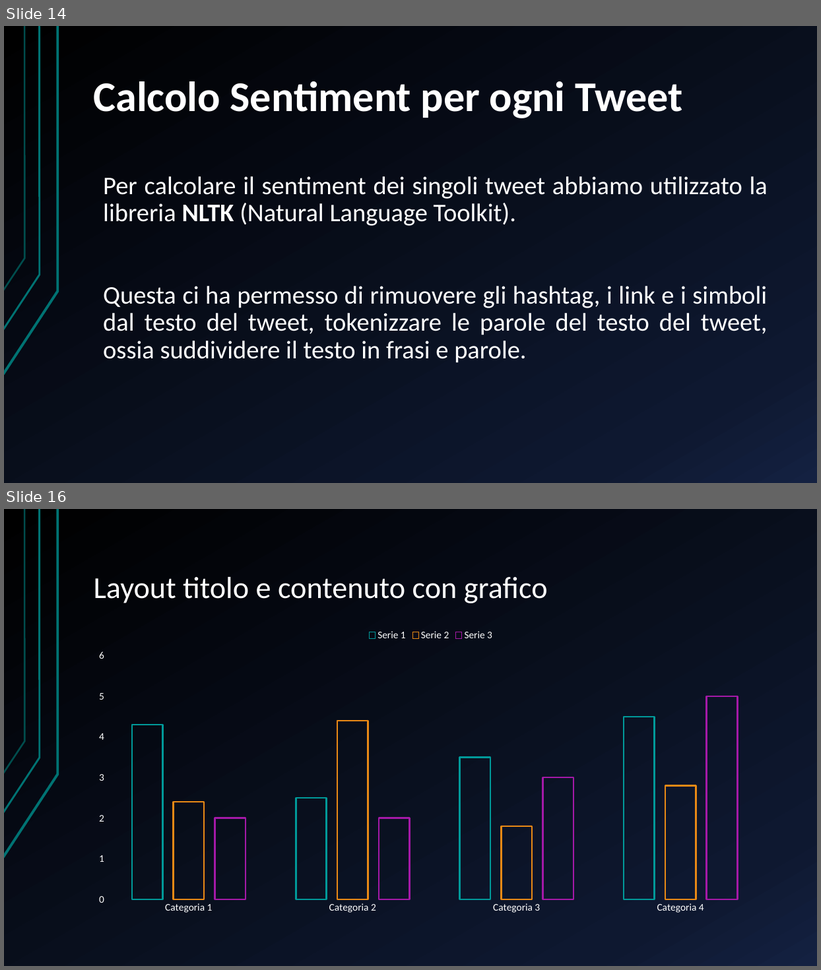
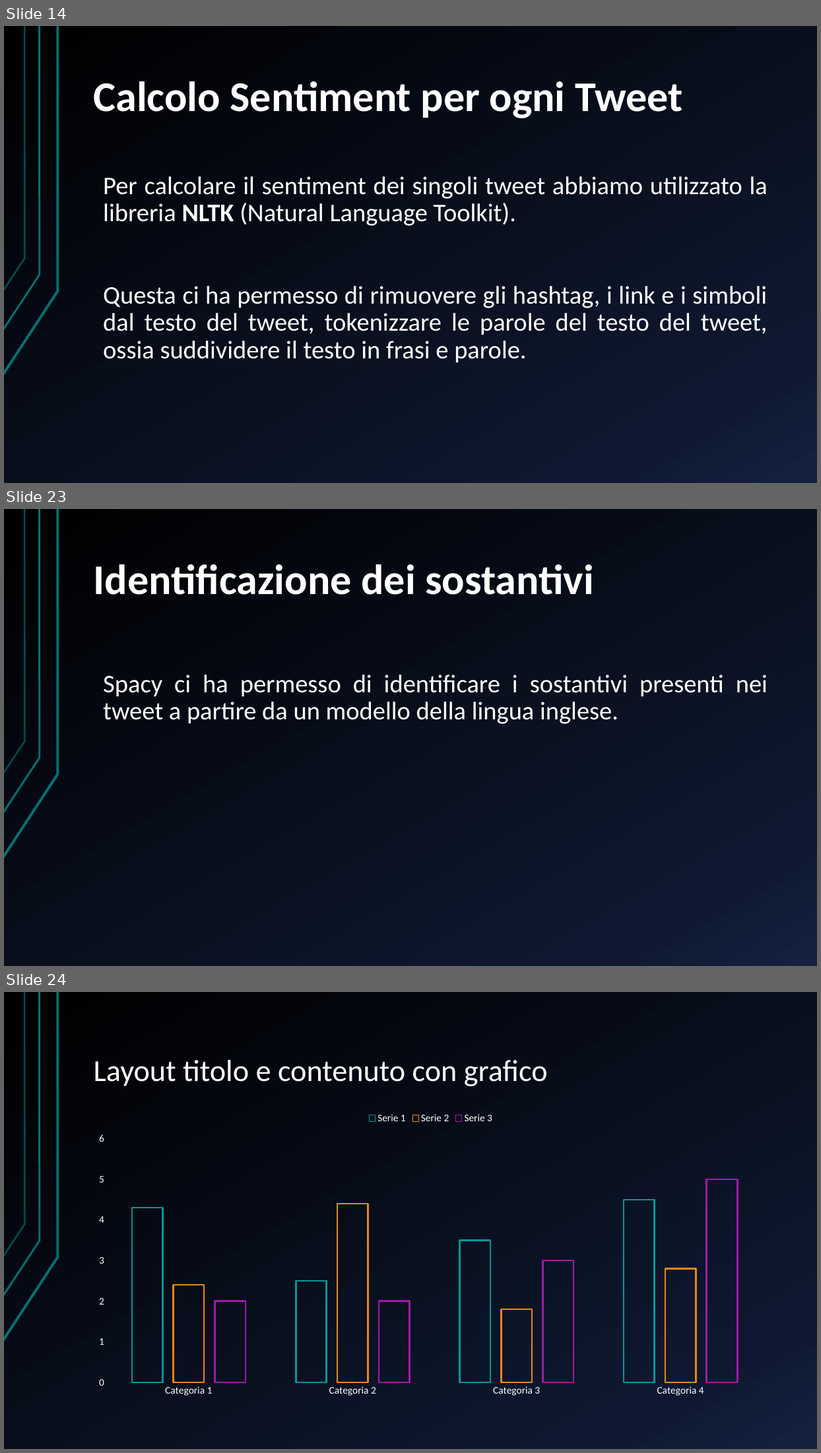
Before and after one commit to DanieleCampopiano/Semantic-Intelligence, a slide deck: Presentazione/Presentazione Progetto.pptx. Shown one above the other, each under a label of ours: slides 14 and 16 before the commit, slides 14, 23 and 24 after it; the slides between them are not shown. The pictures are 821x970 and 821x1453 pixels, drawn with LibreOffice and Linux fonts; fonts in the diff are those of the drawing. Boxes give left, top, right and bottom in pixels: in the first picture for what was removed or moved away, otherwise in the second. Text is boxed around its words. In the diff, an @@ line names an element or a change of style, - is before the commit and + after.

```diff
--- a/Presentazione/Presentazione Progetto.pptx
+++ b/Presentazione/Presentazione Progetto.pptx
@@ slide 23 added at [4, 509, 817, 966], background gradient #000000 to #0F1931 to #142242; not listed: 3 template elements that a slide beside it also shows @@
@@ title added at [94, 564, 594, 595], 50 pt, text #FFFFFF, bold @@
+Identificazione dei sostantivi
@@ text added at [103, 675, 768, 724], 30 pt, text #FFFFFF @@
+Spacy ci ha permesso di identificare i sostantivi presenti nei tweet a partire da un modello della lingua inglese.
@@ what was slide 16 is now slide 24 @@
```
Also in this commit, not shown: 1 slide changed, 7 other slides added, 4 other files.
